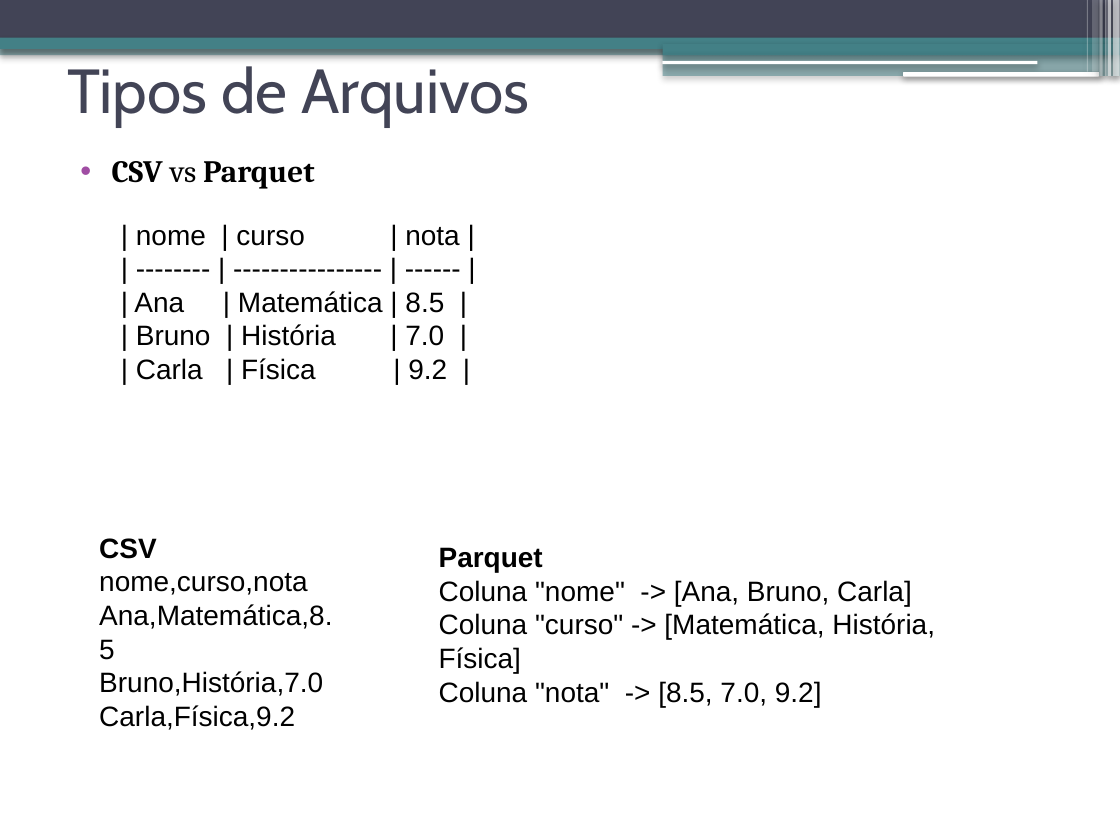
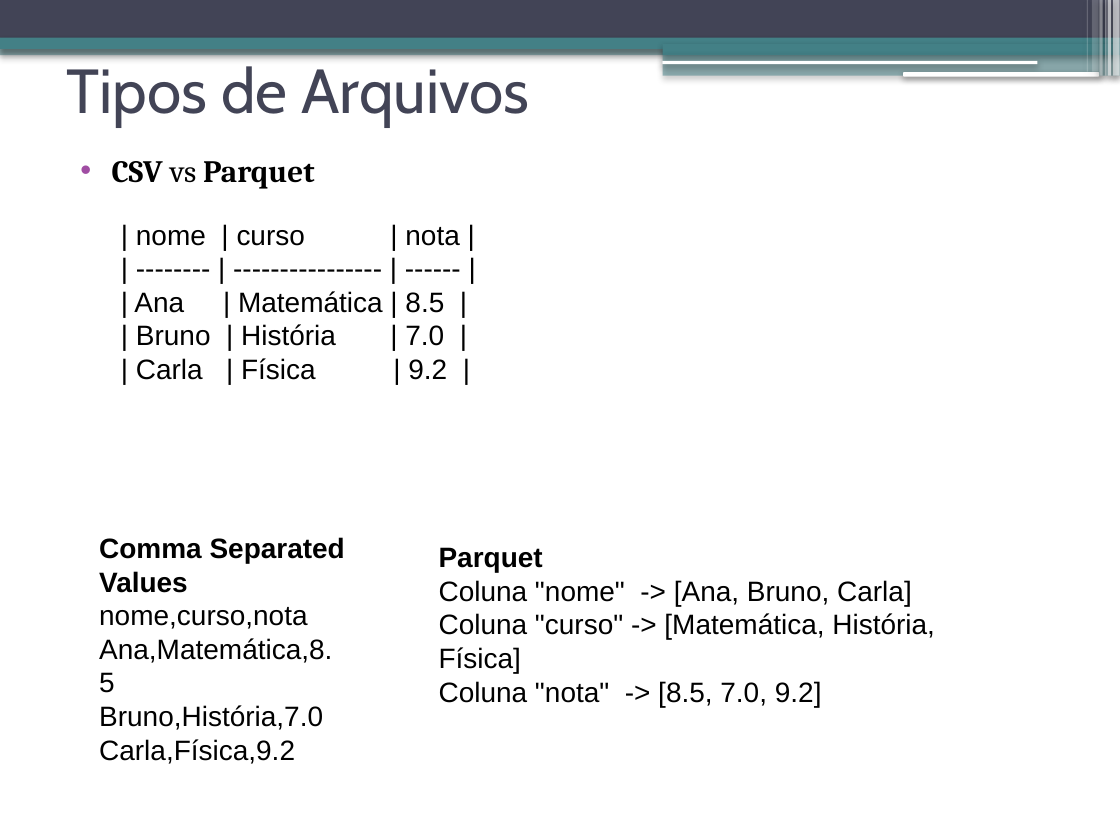
Before and after one commit to jeffersoncarvalho/ufc_2025_2, a slide deck: slide 3 of DES_PER/slides/ds_persist-01-arquivos.pptx. Drawn at 1120x840 pixels with LibreOffice and Linux fonts; fonts in the diff are those of the drawing. Boxes give left, top, right and bottom in pixels: in the first picture for what was removed or moved away, otherwise in the second. Text is boxed around its words. In the diff, an @@ line names an element or a change of style, - is before the commit and + after.

```diff
--- a/DES_PER/slides/ds_persist-01-arquivos.pptx
+++ b/DES_PER/slides/ds_persist-01-arquivos.pptx
@@ text at [99, 537, 345, 593]: text changed @@
-CSV
+Comma Separated Values
```
Also in this commit, not shown: 12 other slides changed, 19 other files.
